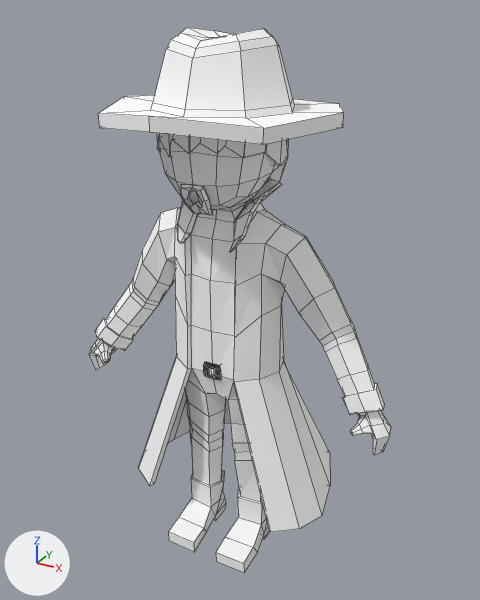
Before and after pictures for a commit that changed the Blender file Assets/Resources/3DModeles/Modèles vivants/Others/player01animation_Run.blend.
Camera for both pictures: a 50 mm lens placed at (8.41, -14.58, 15.38), pointed at (0.17, 0.41, 7.88). The lights are fixed; the arrows at lower left show +X, +Y and +Z. Mesh edges are drawn as thin lines.
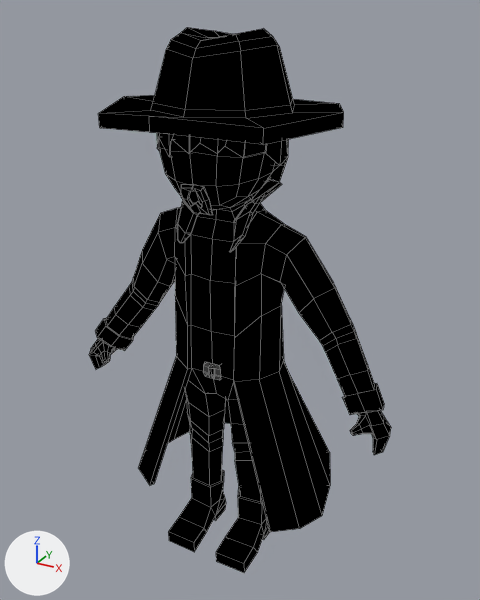
Pixel boxes (x1, y1, x2, y2) of what changed, in the pictures (480 x 600 px):
'Cube.001', recoloured (white to black): (89, 27, 391, 572) in both

What the commit changed:
Material 'UV' (mat_uv) changes colour from white #ffffff to black #000000; in linear values from (1.0, 1.0, 1.0) to (0.0, 0.0, 0.0).
